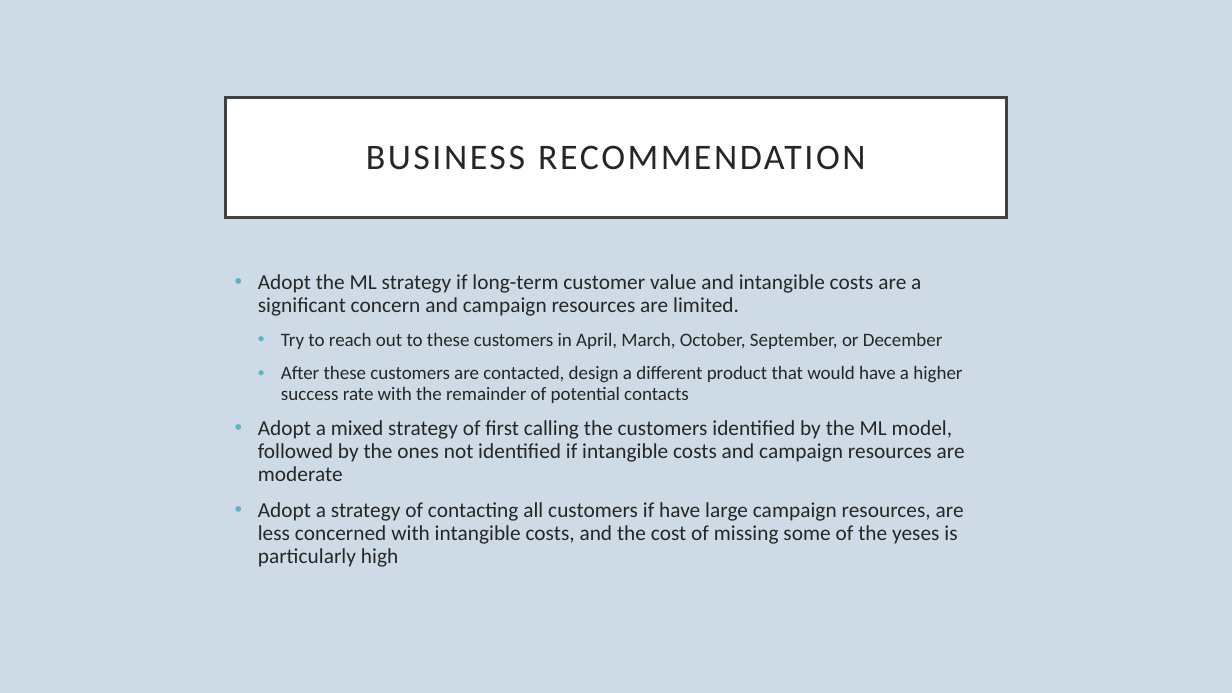
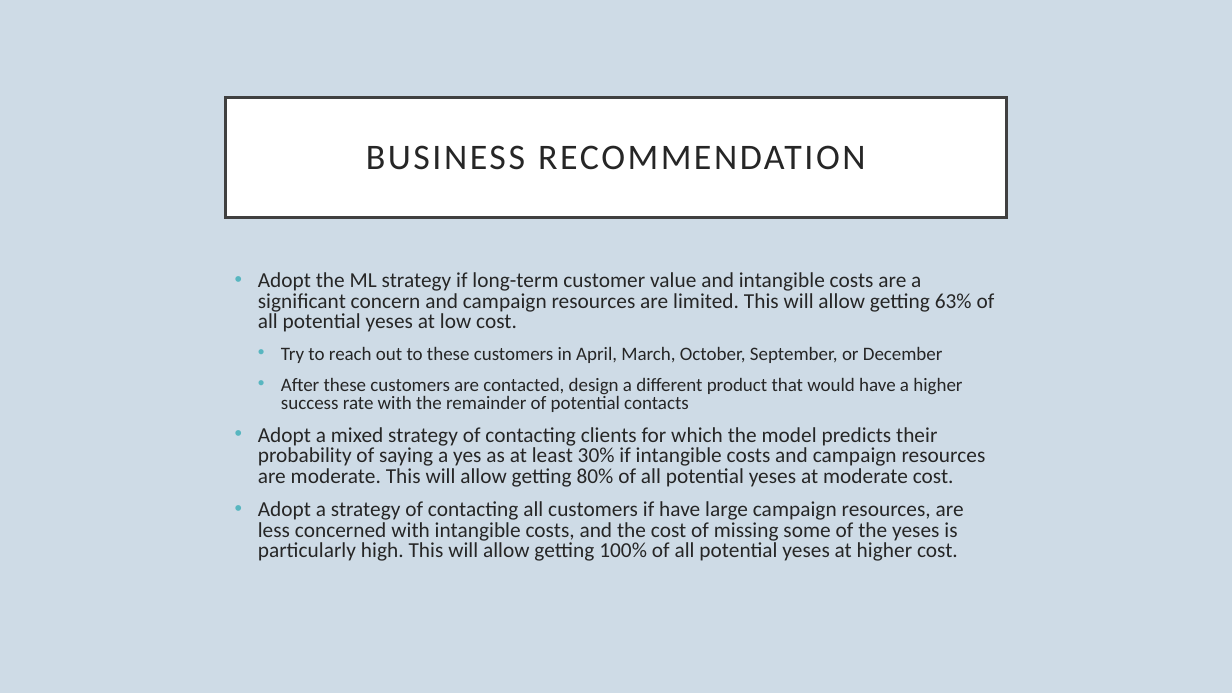
Before and after one commit to dapopov-st/bank-marketing-predicting-term-deposit-subscription, a slide deck: slide 13 of BankMarketing.pptx. Drawn at 1232x693 pixels with LibreOffice and Linux fonts; fonts in the diff are those of the drawing. Boxes give left, top, right and bottom in pixels: in the first picture for what was removed or moved away, otherwise in the second. Text is boxed around its words. In the diff, an @@ line names an element or a change of style, - is before the commit and + after.

Commit message:
update presentation and add 30% for 80% yeses cutoff study

```diff
--- a/BankMarketing.pptx
+++ b/BankMarketing.pptx
@@ text at (258, 272, 995, 332): text changed @@
-• Adopt the ML strategy if long-term customer value and intangible costs are a significant concern and campaign resources are limited.
+• Adopt the ML strategy if long-term customer value and intangible costs are a significant concern and campaign resources are limited. This will allow getting 63% of all potential yeses at low cost.
@@ text at (281, 347, 962, 412): line spacing 0.9 to 0.8 @@
@@ text at (258, 427, 986, 561): text changed @@
-• Adopt a mixed strategy of first calling the customers identified by the ML model, followed by the ones not identified if intangible costs and campaign resources are moderate
-• Adopt a strategy of contacting all customers if have large campaign resources, are less concerned with intangible costs, and the cost of missing some of the yeses is particularly high
+• Adopt a mixed strategy of contacting clients for which the model predicts their probability of saying a yes as at least 30% if intangible costs and campaign resources are moderate. This will allow getting 80% of all potential yeses at moderate cost.
+• Adopt a strategy of contacting all customers if have large campaign resources, are less concerned with intangible costs, and the cost of missing some of the yeses is particularly high. This will allow getting 100% of all potential yeses at higher cost.
```
Also in this commit, not shown: 3 other slides changed, 1 other file.
